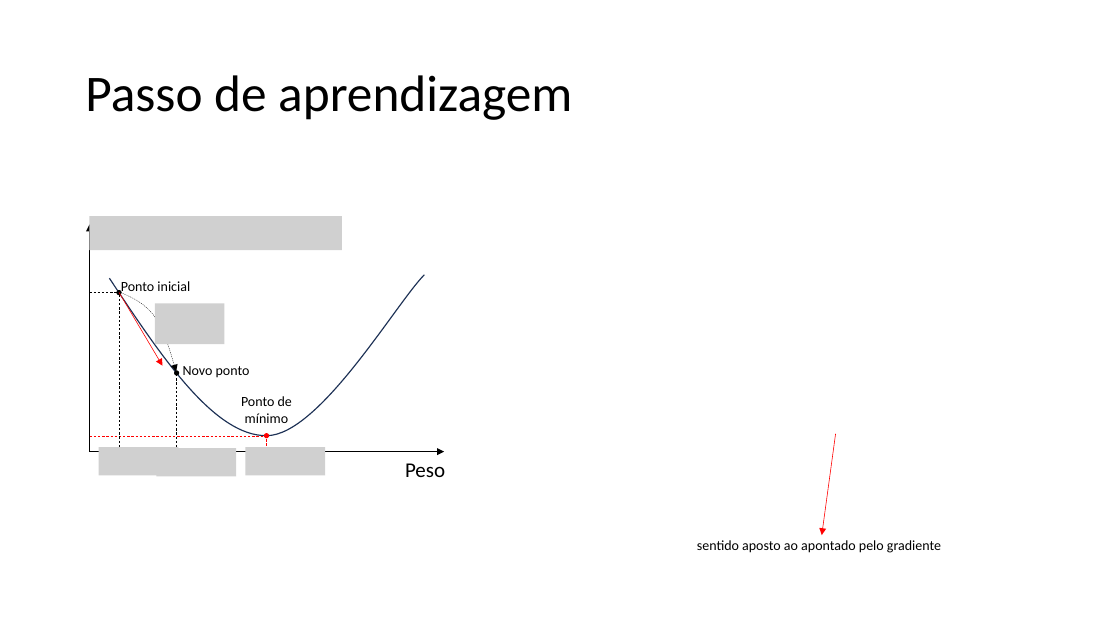
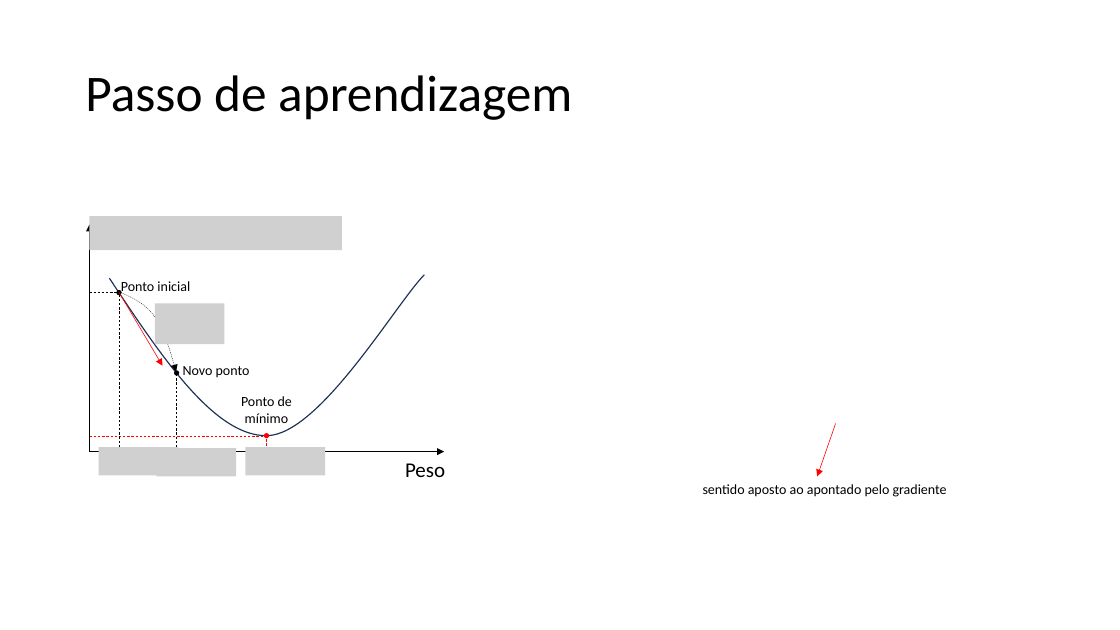
Before and after one commit to zz4fap/c24_inteligencia_artificial, a slide deck: slide 37 of slides/C24_Regressão.pptx. Drawn at 1120x630 pixels with LibreOffice and Linux fonts; fonts in the diff are those of the drawing; grey boxes stand for pictures. Boxes give left, top, right and bottom in pixels: in the first picture for what was removed or moved away, otherwise in the second. Text is boxed around its words. In the diff, an @@ line names an element or a change of style, - is before the commit and + after.

```diff
--- a/slides/C24_Regressão.pptx
+++ b/slides/C24_Regressão.pptx
@@ arrow moved from (836, 434) - (822, 535) to (836, 423) - (818, 476) @@
@@ text "sentido aposto ao apontado pelo ..." moved from (x1=697, y1=540, x2=941, y2=553) to (x1=703, y1=484, x2=947, y2=497) @@
```
Also in this commit, not shown: 1 other slide changed, 1 other file.
